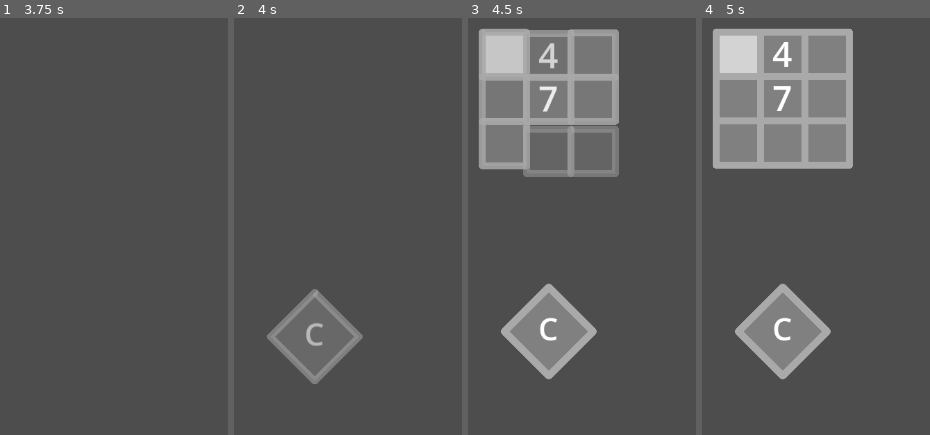
Above: before the commit, frames 1-4 (left to right).
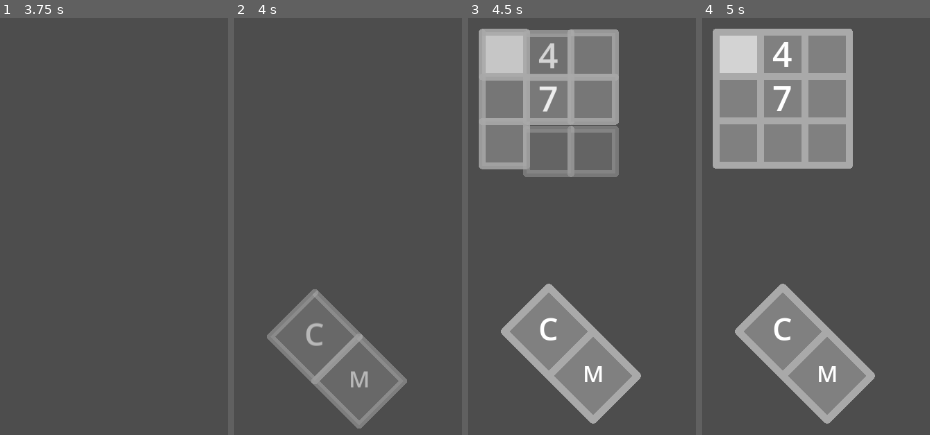
Above: after the commit, the same moments.

Repository: apia46/adjacencyrule
Game: Godot game, scene res://game.tscn
Two runs of this game, one before a commit and one after it. Both use one fixed random seed, a clock stepped at 60 frames per second and the inputs below.
Inputs (mouse positions are in pixels of both pictures, inside the frame that each line leads up to):
- Up to frame 1 (3.75 s): tap Enter at 0.5, 3.5 s; move the mouse to (13, 376) at 0.52 s; press the mouse at (13, 376) at 0.53 s; move the mouse to (13, 76) at 1.27 s; release the mouse at (13, 76) at 1.28 s; click (13, 76) at 1.35 s; tap Space at 2 s; move the mouse to (13, 122) at 2.02 s; press the mouse at (13, 122) at 2.03 s; move the mouse to (13, 426) at 2.77 s; release the mouse at (13, 426) at 2.78 s; click (13, 426) at 2.85 s; move the mouse to (13, 376) at 3.52 s; press the mouse at (13, 376) at 3.53 s
- Up to frame 2 (4 s): no input
- Up to frame 3 (4.5 s): move the mouse to (504, 289) at 4.27 s; release the mouse at (504, 289) at 4.28 s; click (504, 289) at 4.35 s
- Up to frame 4 (5 s): no input

Frame 1 is identical in both runs. In frame 2, 4.7% of the frame differs, in the area x 34-76%, y 75-99%; in frame 3, 4.7%, in the area x 34-76%, y 74-98%; in frame 4, 4.7%.

Commit message:
added map button

Diff:
--- a/game.gd
+++ b/game.gd
@@ -3,6 +3,7 @@
 var check
 var level
 var style
+var map
 
 func _ready():
 	randomize()
@@ -16,9 +17,14 @@
 		check = MenuTile.new(64,400,PackedVector2Array([Vector2(64,0),Vector2(128,64),Vector2(64,128),Vector2(0,64)]),{text = TextModifier.new("C")},false)
 		add_child(check)
 		check.modifiers.text._load()
-	if toload == "map": check.fadeout()
-	else: check.fadein()
+	if !map:
+		map = MenuTile.new(128,464,PackedVector2Array([Vector2(64,0),Vector2(128,64),Vector2(64,128),Vector2(0,64)]),{text = TextModifier.new("M")},false)
+		add_child(map)
+		map.modifiers.text._load()
+	if toload == "map": check.fadeout(); map.fadeout()
+	else: check.fadein(); map.fadein()
 	check.pressed.connect(level.check)
+	map.pressed.connect(level.check.bind("map"))
 
 func get_level(): return level
 
@@ -31,6 +37,7 @@
 	var vertices = {}
 	@onready var game = get_node("/root/game")
 	var changed_since_unhappy = true
+	var loading = true
 
 	func _init(Style:={unmarked = Color.WEB_GRAY,marked = Color.LIGHT_GRAY,border = Color.DARK_GRAY,forcedunmarked = Color.DIM_GRAY,forcedmarked = Color.WHITE_SMOKE,text = Color.WHITE,}):
 		style = Style
@@ -43,6 +50,8 @@
 			tile.check_connections()
 		for tile in tiles:
 			tile.load_modifiers()
+		await get_tree().create_timer(1.5).timeout
+		loading = false
 
 	func get_level(): return self
 
@@ -54,6 +63,8 @@
 		add_child(tile)
 
 	func check(forcelevel:=""):
+		if loading: return
+		loading = true
 		var okay = true
 		if forcelevel == "":
 			for tile in tiles:
@@ -67,9 +78,9 @@
 			await get_tree().create_timer(1.2).timeout
 			await game.load_level(nextlevel)
 			queue_free()
-
 		else:
 			changed_since_unhappy = false
+		loading = false
 
 	class Rectangle:
 		var shape
